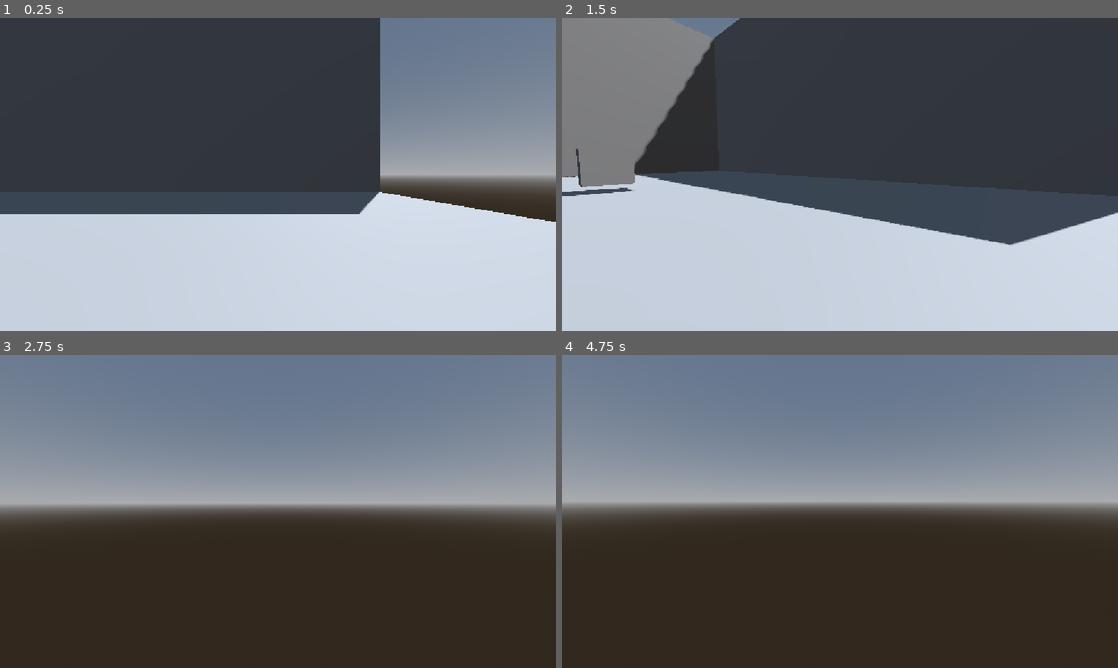
Above: before the commit, frames 1-4 (two rows, left to right).
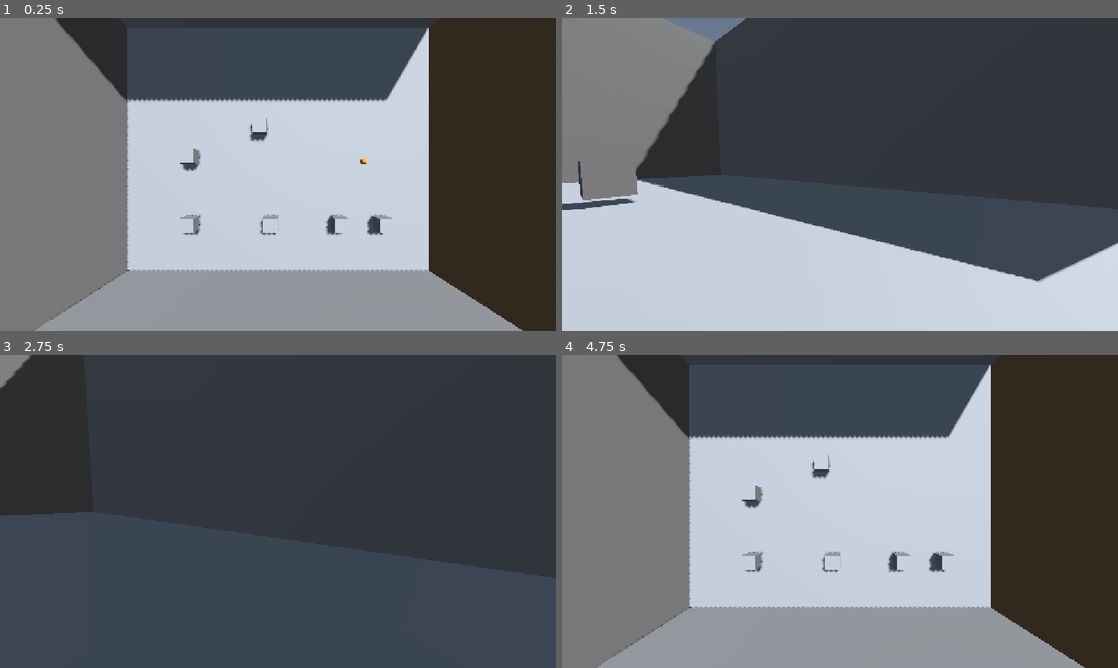
Above: after the commit, the same moments.

Repository: osny19/Aeronautics-Hackathon-2026
Game: Godot game, scene res://main.tscn
The game is run twice, just before and just after one commit, with the same random seed, the same clock (stepped at 60 frames per second) and the same inputs. Before the commit the project starts from res://factory.tscn.
Inputs (mouse positions are in pixels of both pictures, inside the frame that each line leads up to):
- Up to frame 1 (0.25 s): no input
- Up to frame 2 (1.5 s): tap Enter (ui_accept) at 0.5, 0.77 s; move the mouse to (962, 158) at 0.52 s; hold Right (ui_right) 0.53-1.28 s; tap T (Toggle, bound only after the commit) at 0.6 s; click (962, 158) at 0.67 s; move the mouse to (812, 174) at 1.27 s; hold Up (ui_up) from 1.28 s (still down); tap F (freefly) at 1.35 s; click (812, 174) at 1.42 s
- Up to frame 3 (2.75 s): keep holding Up (ui_up); tap Enter (ui_accept) at 1.52 s; tap T (Toggle, bound only after the commit) at 1.55, 2.3 s; move the mouse to (289, 505) at 2.02 s; tap Shift (sprint) at 2.1 s; click (289, 505) at 2.17 s
- Up to frame 4 (4.75 s): keep holding Up (ui_up); move the mouse to (834, 517) at 2.77 s; tap T (Toggle, bound only after the commit) at 2.85, 3.6, 4.55 s; click (834, 517) at 2.92 s; tap Enter (ui_accept) at 3.02, 3.5, 3.77, 4.25, 4.52 s; move the mouse to (878, 514) at 3.52 s; click (878, 514) at 3.67 s; move the mouse to (795, 508) at 4.27 s; tap F (freefly) at 4.35 s; click (795, 508) at 4.42 s

The runs differ from the first frame. In frame 1, 75% of the frame differs, in the area x 0-100%, y 0-100%; in frame 2, 7.8%; in frame 3, 97%; in frame 4, 90%.

Commit message:
new main scene with switching scenes with t

Diff:
--- /dev/null
+++ b/aeronautics-hackathon-2026/main.tscn
@@ -0,0 +1,15 @@
+[gd_scene format=3 uid="uid://b0xaf52l54wxc"]
+
+[ext_resource type="PackedScene" uid="uid://db20qw2t7p7g4" path="res://factory.tscn" id="1_ig7tw"]
+[ext_resource type="Script" uid="uid://byr4kd6xhm4gc" path="res://view_coordinator.gd" id="2_0xm2m"]
+
+[node name="Main" type="Node3D" unique_id=1359964361]
+
+[node name="Factory" parent="." unique_id=1282905441 instance=ExtResource("1_ig7tw")]
+
+[node name="ViewCoordinator" type="Node3D" parent="." unique_id=981104937]
+script = ExtResource("2_0xm2m")
+
+[node name="TopViewCamera" type="Camera3D" parent="ViewCoordinator" unique_id=1709319189]
+transform = Transform3D(1, 0, 0, 0, -4.371139e-08, 1, 0, -1, -4.371139e-08, 0, 30.769108, 3.6424904)
+current = true
--- a/aeronautics-hackathon-2026/project.godot
+++ b/aeronautics-hackathon-2026/project.godot
@@ -11,7 +11,7 @@
 [application]
 
 config/name="Aeronautics-Hackathon-2026"
-run/main_scene="uid://db20qw2t7p7g4"
+run/main_scene="uid://b0xaf52l54wxc"
 config/features=PackedStringArray("4.7", "Forward Plus")
 config/icon="res://icon.svg"
 
@@ -64,6 +64,11 @@
 "events": [Object(InputEventKey,"resource_local_to_scene":false,"resource_name":"","device":-1,"window_id":0,"alt_press …(195 unchanged characters)…
 ]
 }
+Toggle={
+"deadzone": 0.2,
+"events": [Object(InputEventKey,"resource_local_to_scene":false,"resource_name":"","device":-1,"window_id":0,"alt_pressed":false,"shift_pressed":false,"ctrl_pressed":false,"meta_pressed":false,"pressed":false,"keycode":0,"physical_keycode":84,"key_label":0,"unicode":116,"location":0,"echo":false,"script":null)
+]
+}
 
 [physics]
 
--- /dev/null
+++ b/aeronautics-hackathon-2026/view_coordinator.gd
@@ -0,0 +1,39 @@
+extends Node3D
+
+const TOGGLE_ACTION := "Toggle"
+
+@onready var top_view_camera: Camera3D = $TopViewCamera
+@onready var player: CharacterBody3D = get_node("../Factory/ProtoController")
+@onready var player_camera: Camera3D = get_node("../Factory/ProtoController/Head/Camera3D")
+
+var showing_top_view := true
+
+
+func _ready() -> void:
+	if not InputMap.has_action(TOGGLE_ACTION):
+		push_error("ViewCoordinator: Input action '%s' is missing from Project Settings > Input Map." % TOGGLE_ACTION)
+		return
+	_set_view(true)
+
+
+func _input(event: InputEvent) -> void:
+	if event.is_action_pressed(TOGGLE_ACTION) and not event.is_echo():
+		_set_view(not showing_top_view)
+		get_viewport().set_input_as_handled()
+
+
+func _set_view(use_top_view: bool) -> void:
+	showing_top_view = use_top_view
+	top_view_camera.current = showing_top_view
+	player_camera.current = not showing_top_view
+	player.set_physics_process(not showing_top_view)
+	player.set_process_unhandled_input(true)
+
+	if showing_top_view:
+		Input.mouse_mode = Input.MOUSE_MODE_VISIBLE
+		if player.has_method("release_mouse"):
+			player.release_mouse()
+	else:
+		Input.mouse_mode = Input.MOUSE_MODE_CAPTURED
+		if player.has_method("capture_mouse"):
+			player.capture_mouse()
Not shown, added: aeronautics-hackathon-2026/view_coordinator.gd.uid
